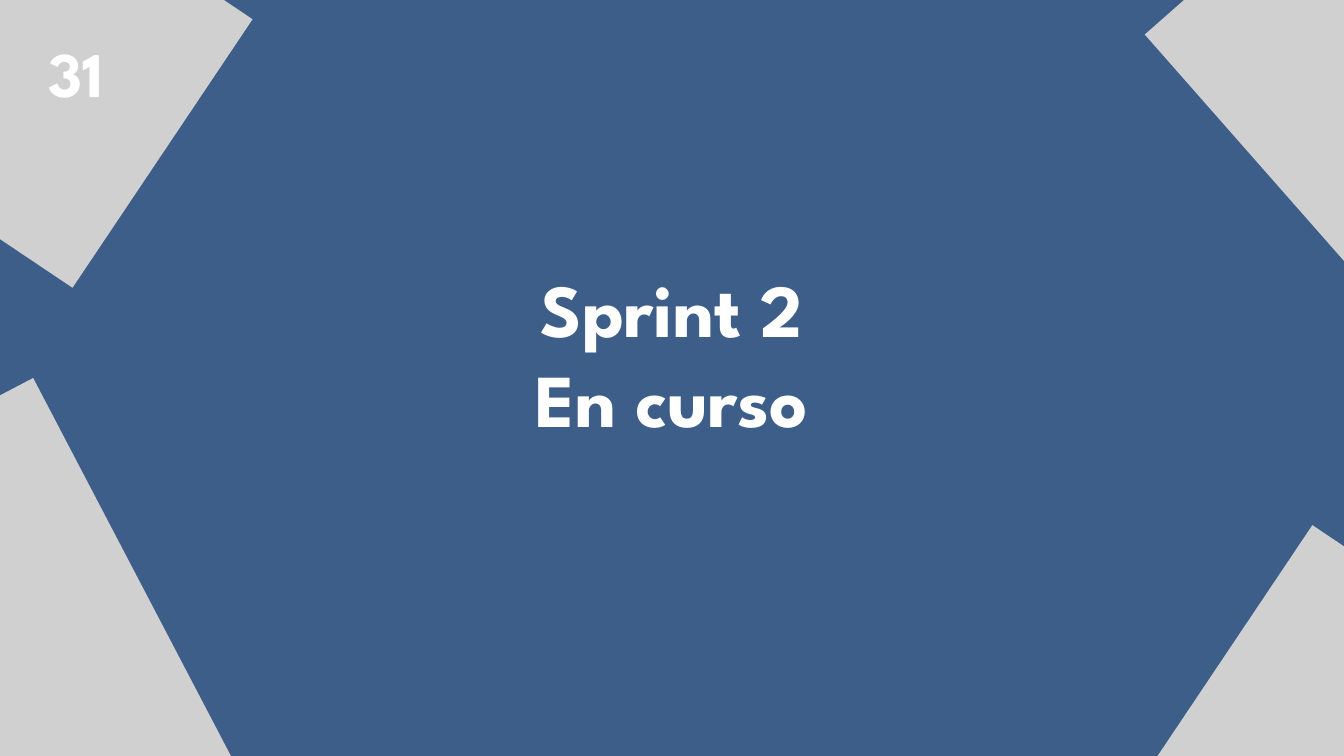
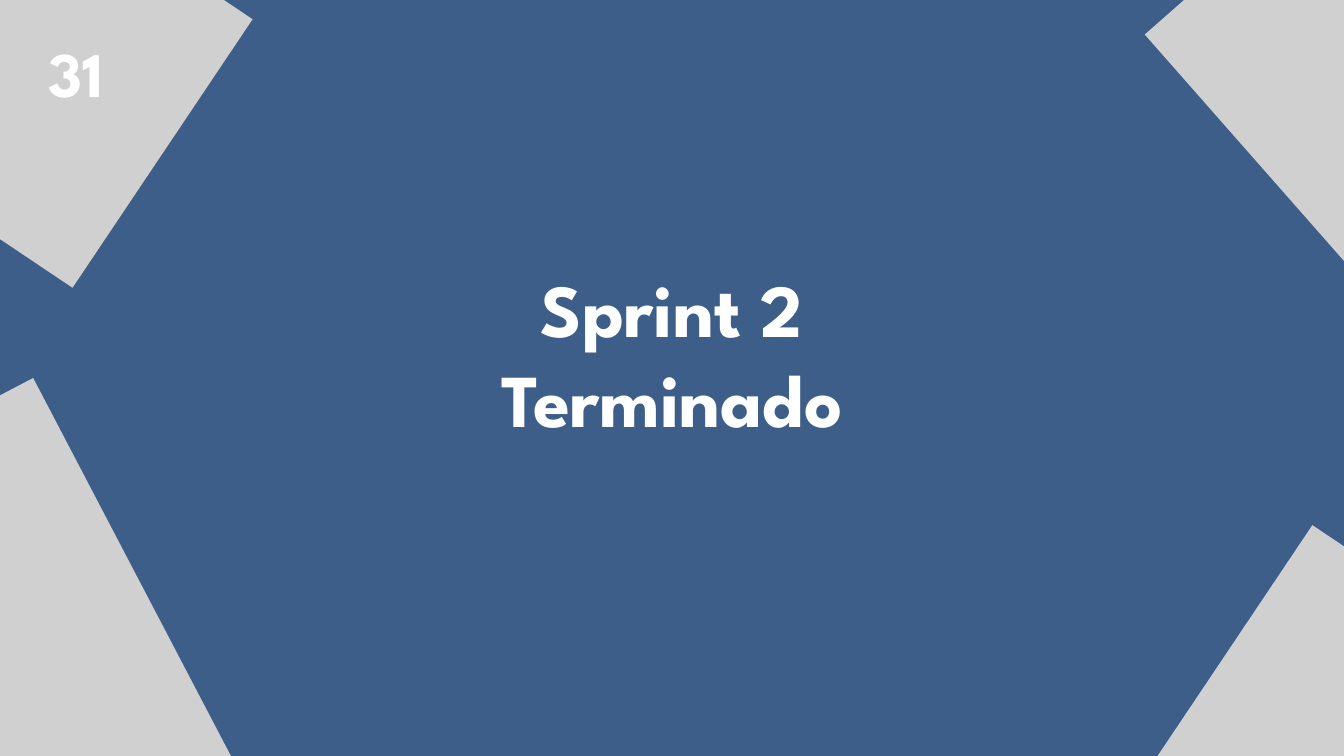
Before and after one commit to kesotof/Capstone_Equipo_6, a slide deck: slide 31 of Fase 2/Evidencias Proyecto/Presentacion Proyecto.pptx. Drawn at 1344x756 pixels with LibreOffice and Linux fonts; fonts in the diff are those of the drawing; grey boxes stand for pictures. Boxes give left, top, right and bottom in pixels: in the first picture for what was removed or moved away, otherwise in the second. Text is boxed around its words. In the diff, an @@ line names an element or a change of style, - is before the commit and + after.

```diff
--- a/Fase 2/Evidencias Proyecto/Presentacion Proyecto.pptx
+++ b/Fase 2/Evidencias Proyecto/Presentacion Proyecto.pptx
@@ text at (501, 352, 842, 428): text changed @@
-En curso
+Terminado
```
Also in this commit, not shown: 13 other slides changed, 11 slides added, 4 slides removed, 1 other file.
